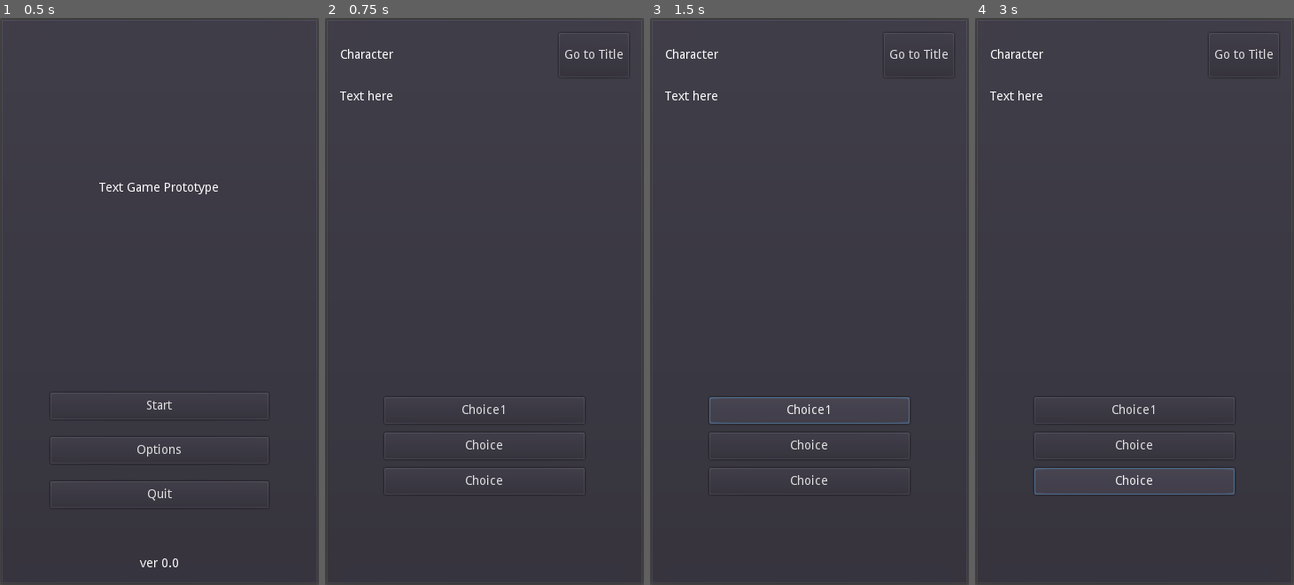
Above: before the commit, frames 1-4 (left to right).
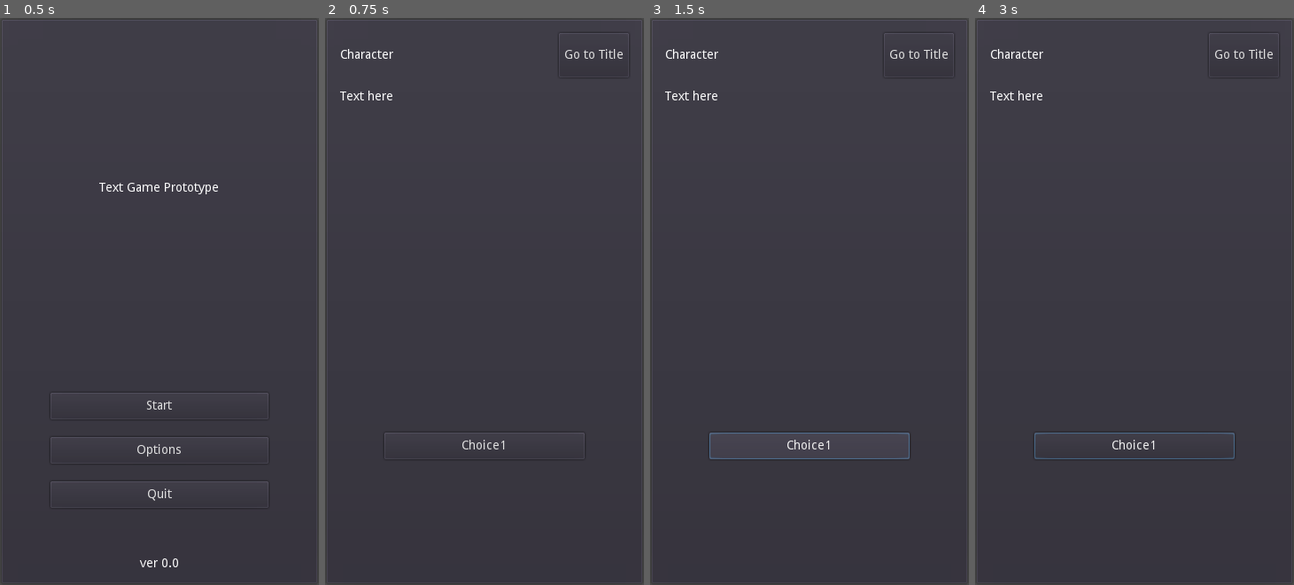
Above: after the commit, the same moments.

Repository: philipuriarte/A-Churchyard-of-Orphans
Game: Godot game, scene res://scenes/main.tscn
The game is run twice, just before and just after one commit, with the same random seed, the same clock (stepped at 60 frames per second) and the same inputs.
Inputs (mouse positions are in pixels of both pictures, inside the frame that each line leads up to):
- Up to frame 1 (0.5 s): no input
- Up to frame 2 (0.75 s): click "Start" at 0.5 s
- Up to frame 3 (1.5 s): click "Choice1" at 1.25 s
- Up to frame 4 (3 s): click (1134, 443) at 2 s, where only the run before the commit has a clickable "Choice"; click (1134, 482) at 2.75 s, where only the run before the commit has a clickable "Choice"

Frame 1 is identical in both runs. In frame 2, 0.5% of the frame differs, in the area x 18-82%, y 66-83%; in frame 3, 0.9%; in frame 4, 0.9%.

Commit message:
Remove Choice scenes

Diff:
--- a/scenes/game_screen_scenes/content_container.tscn
+++ b/scenes/game_screen_scenes/content_container.tscn
@@ -1,7 +1,6 @@
-[gd_scene load_steps=4 format=2]
+[gd_scene load_steps=3 format=2]
 
 [ext_resource path="res://scenes/reused_scenes/narrative_text.tscn" type="PackedScene" id=1]
-[ext_resource path="res://scenes/reused_scenes/choice.tscn" type="PackedScene" id=2]
 [ext_resource path="res://logic/game_screen_logic/content_container.gd" type="Script" id=3]
 
 [node name="ContentContainer" type="VBoxContainer"]
@@ -31,18 +30,8 @@
 alignment = 1
 
 [node name="Choice1" type="Button" parent="ChoicesMargin/ChoicesContainer"]
-margin_top = 20.0
-margin_right = 246.0
-margin_bottom = 50.0
-rect_min_size = Vector2( 0, 30 )
-text = "Choice1"
-
-[node name="Choice" parent="ChoicesMargin/ChoicesContainer" instance=ExtResource( 2 )]
 margin_top = 60.0
 margin_right = 246.0
 margin_bottom = 90.0
-
-[node name="Choice2" parent="ChoicesMargin/ChoicesContainer" instance=ExtResource( 2 )]
-margin_top = 100.0
-margin_right = 246.0
-margin_bottom = 130.0
+rect_min_size = Vector2( 0, 30 )
+text = "Choice1"
